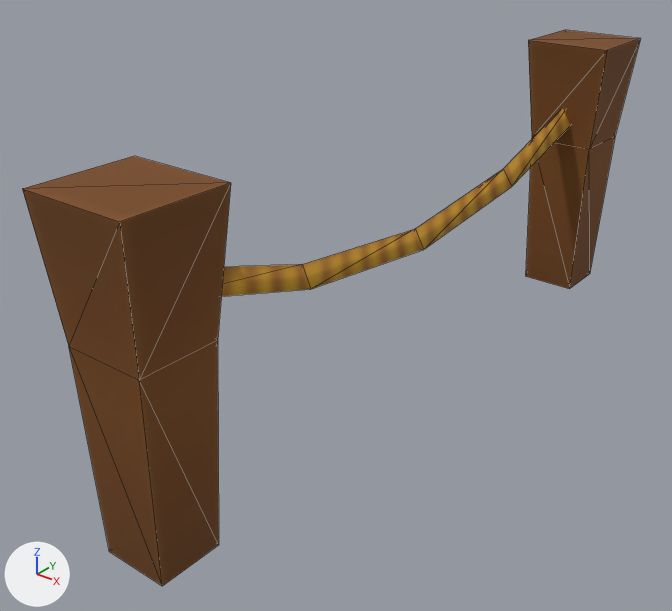
The FBX model Assets/XanaBuilder Assets/Models/STB/01_Stair_Bridge/STB0110002_Brigde 02/STB0110002.FBX: old version first, new version second.
The view is the same before and after, from a 50 mm lens placed at (1.42, -2.15, 1.5), pointed at (-0.13, -0.21, 0.3). The axes (+X, +Y, +Z) are drawn at lower left. The lights are the same throughout. Mesh edges are drawn as thin lines. Where no turn or scale is listed for an object, it has been applied to the vertices.

Names of what the first picture shows: 'smSTB0110002'.
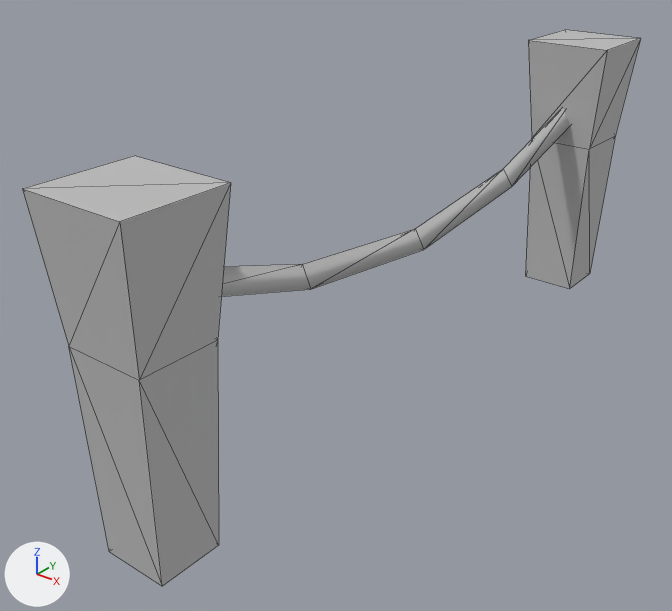
Where the change shows, as pixel boxes (x1, y1, x2, y2) in the pictures (672 x 611 px):
'smSTB0110002', surface changed (brown to grey): (22, 30, 640, 586) in both

Diff of the bpy script that builds the scene:
```diff
--- a/Assets/XanaBuilder Assets/Models/STB/01_Stair_Bridge/STB0110002_Brigde 02/STB0110002.FBX.py
+++ b/Assets/XanaBuilder Assets/Models/STB/01_Stair_Bridge/STB0110002_Brigde 02/STB0110002.FBX.py
@@ mat_mtstb0110002_placemode @@
 mat_mtstb0110002_placemode = principled_material('mtSTB0110002_PlaceMode')
-mat_mtstb0110002_placemode.texture = img_txstb0110002_diffuse_png
+mat_mtstb0110002_placemode.base_color = (0.5, 0.5, 0.5)  # grey #bcbcbc
 mat_mtstb0110002_placemode.roughness = 0.859
```
